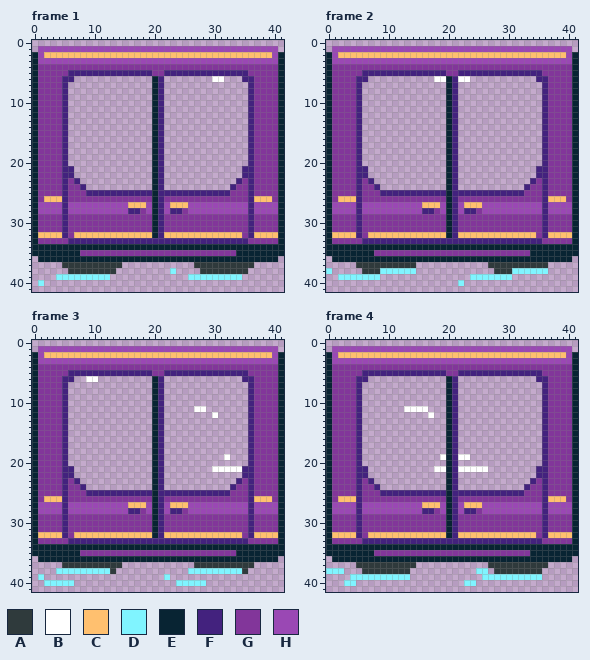
Two states of a animated GIF sprite, src/assets/train_door.gif. That is the earlier state.
The file is 84x84 pixels, drawn in blocks of 2x2; one block is one cell here. Shown: frame 1, frame 2, frame 3, frame 4. The commit also changed other frames, which this record leaves out.
Palette (. is transparent): A #2f3a3c  B #ffffff  C #ffc06f  D #80f4ff  E #082433  F #43227e  G #82369a  H #9a48b4
The result:
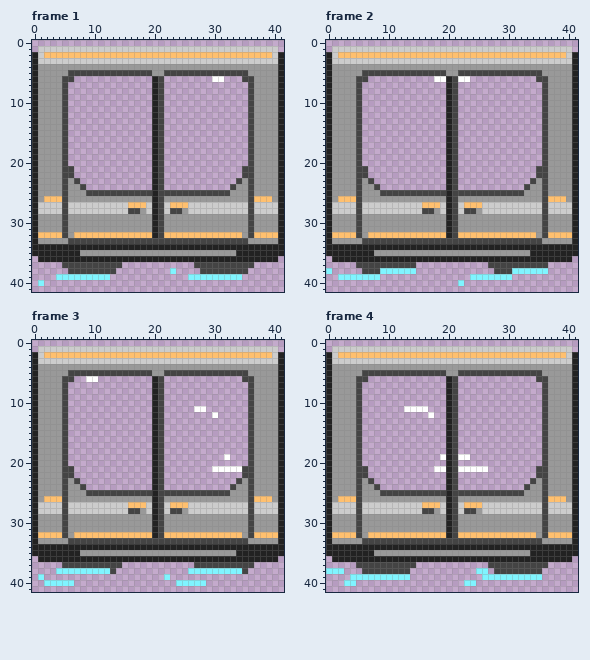
Log entry: Better hype train
The exact change:
{"colour":"E","old":"#082433","new":"#222222"}
{"colour":"F","old":"#43227e","new":"#444444"}
{"colour":"G","old":"#82369a","new":"#999999"}
{"colour":"H","old":"#9a48b4","new":"#cccccc"}
{"where": "frame 1"}
{"frame":1,"y":37,"x":5,"old":"AAAAAAAAAA","new":"FFFFFFFFFF"}
{"frame":1,"y":37,"x":27,"old":"AAAAAAAAAA","new":"FFFFFFFFFF"}
{"frame":1,"y":38,"x":6,"old":"AAAAAAAA","new":"FFFFFFFF"}
{"frame":1,"y":38,"x":28,"old":"AAAAAAAA","new":"FFFFFFFF"}
{"where": "frame 2"}
{"frame":2,"y":37,"x":5,"old":"AAAAAAAAAA","new":"FFFFFFFFFF"}
{"frame":2,"y":37,"x":27,"old":"AAAAAAAAAA","new":"FFFFFFFFFF"}
{"frame":2,"y":38,"x":6,"old":"AAA","new":"FFF"}
{"frame":2,"y":38,"x":28,"old":"AAA","new":"FFF"}
{"where": "frame 3"}
{"frame":3,"y":37,"x":5,"old":"AAAAAAAAAA","new":"FFFFFFFFFF"}
{"frame":3,"y":37,"x":27,"old":"AAAAAAAAAA","new":"FFFFFFFFFF"}
{"frame":3,"y":38,"x":13,"old":"A","new":"F"}
{"frame":3,"y":38,"x":35,"old":"A","new":"F"}
{"where": "frame 4"}
{"frame":4,"y":37,"x":5,"old":"AAAAAAAAAA","new":"FFFFFFFFFF"}
{"frame":4,"y":37,"x":27,"old":"AAAAAAAAAA","new":"FFFFFFFFFF"}
{"frame":4,"y":38,"x":6,"old":"AAAAAAAA","new":"FFFFFFFF"}
{"frame":4,"y":38,"x":28,"old":"AAAAAAAA","new":"FFFFFFFF"}
{"label":"changed","picture_box":[32,46,284,274]}
{"label":"changed","picture_box":[326,46,578,274]}
{"label":"changed","picture_box":[32,346,284,574]}
{"label":"changed","picture_box":[326,346,578,574]}
